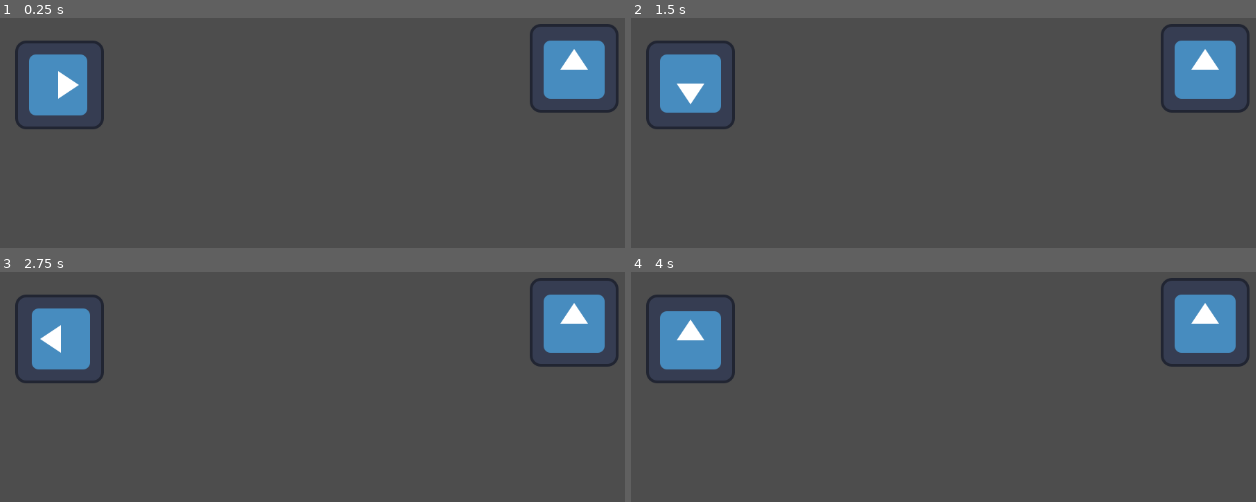
Above: before the commit, frames 1-4 (two rows, left to right).
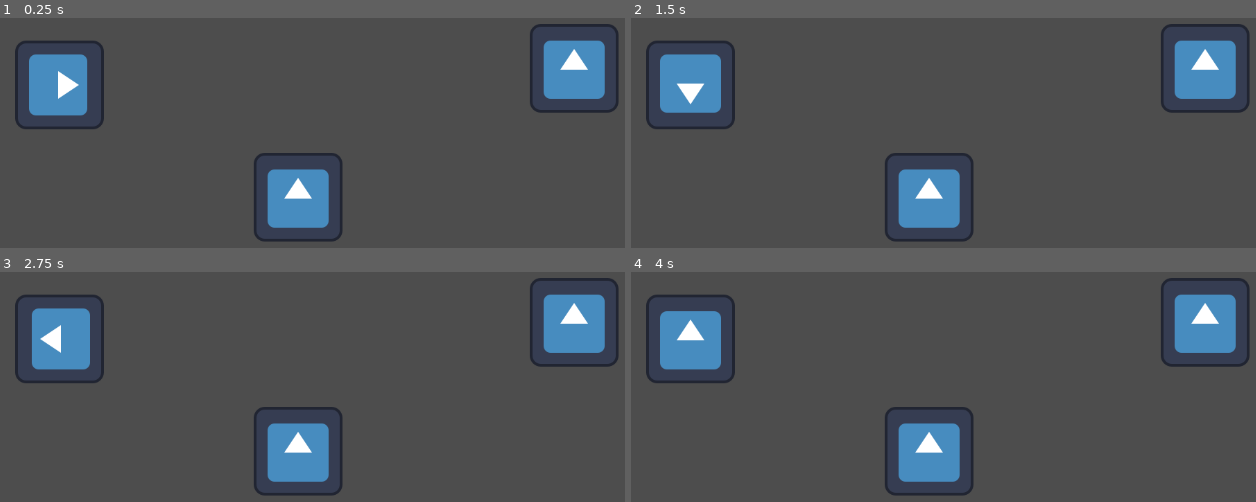
Above: after the commit, the same moments.

Repository: darthLeviN/test-godot-release
Game: Godot game, scene res://control.tscn
Two runs of this game, one before a commit and one after it. Both use one fixed random seed, a clock stepped at 60 frames per second and the inputs below. The engine's default icon, where the game draws it, is replaced by a stand-in: a white triangle on a blue panel in a dark square.
Inputs:
- Up to frame 1 (0.25 s): no input
- Up to frame 2 (1.5 s): no input
- Up to frame 3 (2.75 s): no input
- Up to frame 4 (4 s): no input

The runs differ from the first frame. In frame 1, 3.2% of the frame differs, in the area x 40-55%, y 58-98%; in frame 2, 3.2%; in frame 3, 3.2%; in frame 4, 3.2%.

Commit message:
Testing branch

Diff:
--- a/control.tscn
+++ b/control.tscn
@@ -51,6 +51,10 @@
 position = Vector2(168, 303)
 texture = ExtResource("1_6spvo")
 
+[node name="Sprite2D3" type="Sprite2D" parent="."]
+position = Vector2(512, 465)
+texture = ExtResource("1_6spvo")
+
 [node name="Sprite2D2" type="Sprite2D" parent="."]
 position = Vector2(910, 279)
 texture = ExtResource("1_6spvo")
